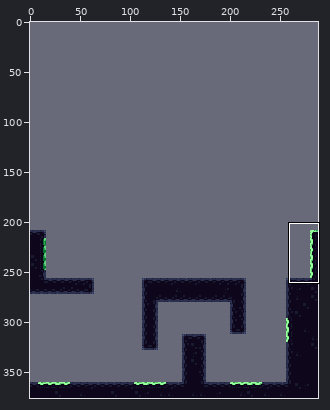
Sprite sheet, stored at map/ldtk/testmap/simplified/Level_0/_composite.png. The first picture is a wide view before the edit; the outline marks the close-up.
Close-up. Before:
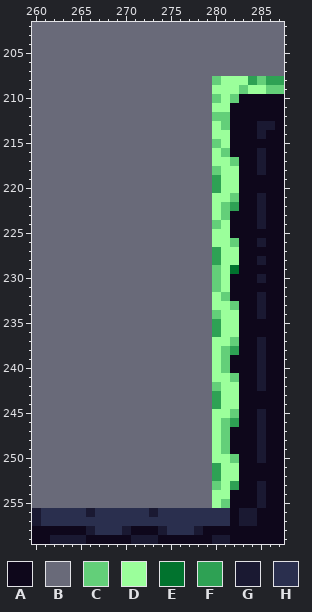
The file is 288x376 pixels. Colours within 5 levels of each other are drawn and written as one. Shown: x 260..287, y 202..259. The commit also changed other parts of the picture, which this record leaves out.
Palette (. is transparent): A #0e071b  B #696a79  C #63cf79  D #9bff9b  E #01732e  F #2ea154  G #1a1932  H #2a2f4e
Pixels before, first column x 260:
202 BBBBBBBBBBBBBBBBBBBBBBBBBBBB
203 BBBBBBBBBBBBBBBBBBBBBBBBBBBB
204 BBBBBBBBBBBBBBBBBBBBBBBBBBBB
205 BBBBBBBBBBBBBBBBBBBBBBBBBBBB
206 BBBBBBBBBBBBBBBBBBBBBBBBBBBB
207 BBBBBBBBBBBBBBBBBBBBBBBBBBBB
208 BBBBBBBBBBBBBBBBBBBBCDDDFCFF
209 BBBBBBBBBBBBBBBBBBBBDDDCDDCC
210 BBBBBBBBBBBBBBBBBBBBCDCAAAAA
211 BBBBBBBBBBBBBBBBBBBBDDAAAAAA
212 BBBBBBBBBBBBBBBBBBBBCCAAAAAA
213 BBBBBBBBBBBBBBBBBBBBDCAAAGGA
214 BBBBBBBBBBBBBBBBBBBBDDAAAGAA
215 BBBBBBBBBBBBBBBBBBBBCDAAAAAA
216 BBBBBBBBBBBBBBBBBBBBDCAAAGAA
217 BBBBBBBBBBBBBBBBBBBBDDCAAGAA
218 BBBBBBBBBBBBBBBBBBBBCDDAAGAA
219 BBBBBBBBBBBBBBBBBBBBFDDAAAAA
220 BBBBBBBBBBBBBBBBBBBBFDDAAAAA
221 BBBBBBBBBBBBBBBBBBBBDDCAAGAA
222 BBBBBBBBBBBBBBBBBBBBDCFAAGAA
223 BBBBBBBBBBBBBBBBBBBBDCAAAGAA
224 BBBBBBBBBBBBBBBBBBBBCDAAAGAA
225 BBBBBBBBBBBBBBBBBBBBDDAAAAAA
226 BBBBBBBBBBBBBBBBBBBBDDCAAGAA
227 BBBBBBBBBBBBBBBBBBBBFDDAAAAA
228 BBBBBBBBBBBBBBBBBBBBFDDAAGAA
229 BBBBBBBBBBBBBBBBBBBBCDEAAAAA
230 BBBBBBBBBBBBBBBBBBBBCDAAAGAA
231 BBBBBBBBBBBBBBBBBBBBCDAAAAAA
232 BBBBBBBBBBBBBBBBBBBBDCAAAGAA
233 BBBBBBBBBBBBBBBBBBBBDDCAAGAA
234 BBBBBBBBBBBBBBBBBBBBCDDAAGAA
235 BBBBBBBBBBBBBBBBBBBBFDDAAAAA
236 BBBBBBBBBBBBBBBBBBBBFDDAAAAA
237 BBBBBBBBBBBBBBBBBBBBDDCAAGAA
238 BBBBBBBBBBBBBBBBBBBBDCFAAGAA
239 BBBBBBBBBBBBBBBBBBBBDCAAAGAA
240 BBBBBBBBBBBBBBBBBBBBDCAAAGAA
241 BBBBBBBBBBBBBBBBBBBBDDCAAGAA
242 BBBBBBBBBBBBBBBBBBBBCDDAAGAA
243 BBBBBBBBBBBBBBBBBBBBFDDAAAAA
244 BBBBBBBBBBBBBBBBBBBBFDDAAAAA
245 BBBBBBBBBBBBBBBBBBBBDDCAAGAA
246 BBBBBBBBBBBBBBBBBBBBDCFAAGAA
247 BBBBBBBBBBBBBBBBBBBBDCAAAGAA
248 BBBBBBBBBBBBBBBBBBBBDCAAAGAA
249 BBBBBBBBBBBBBBBBBBBBDCAAAGAA
250 BBBBBBBBBBBBBBBBBBBBDDCAAGAA
251 BBBBBBBBBBBBBBBBBBBBFDDAAAAA
252 BBBBBBBBBBBBBBBBBBBBFDDAAAAA
253 BBBBBBBBBBBBBBBBBBBBCDFAAGAA
254 BBBBBBBBBBBBBBBBBBBBDDAAAGAA
255 BBBBBBBBBBBBBBBBBBBBDCAAAGAA
256 GHHHHHGHHHHHHGHHHHHHHHAGGAAA
257 GHHHHHHHHHHHHHHHHHHHHHAGGAAA
258 AAAAAAGHHHGAAAGHHHGAAAAAAAAA
259 AAGGGGAAAAAGGGAAAAAAGGAAAAAA
After the commit:
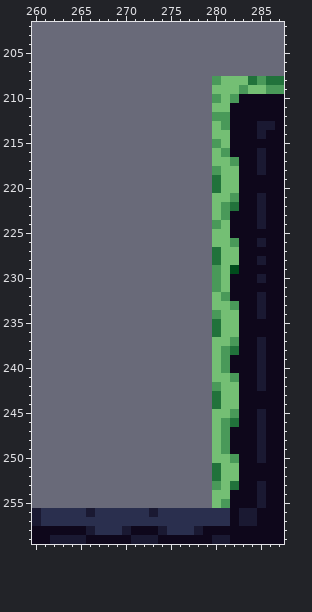
The edit:
colour C: #63cf79 -> #499959
colour D: #9bff9b -> #74bf74
colour E: #01732e -> #004c1c
colour F: #2ea154 -> #21723b
Where, in picture pixels (left, top, right, bottom), the same in both close-ups:
changed: (212, 76, 284, 508)
